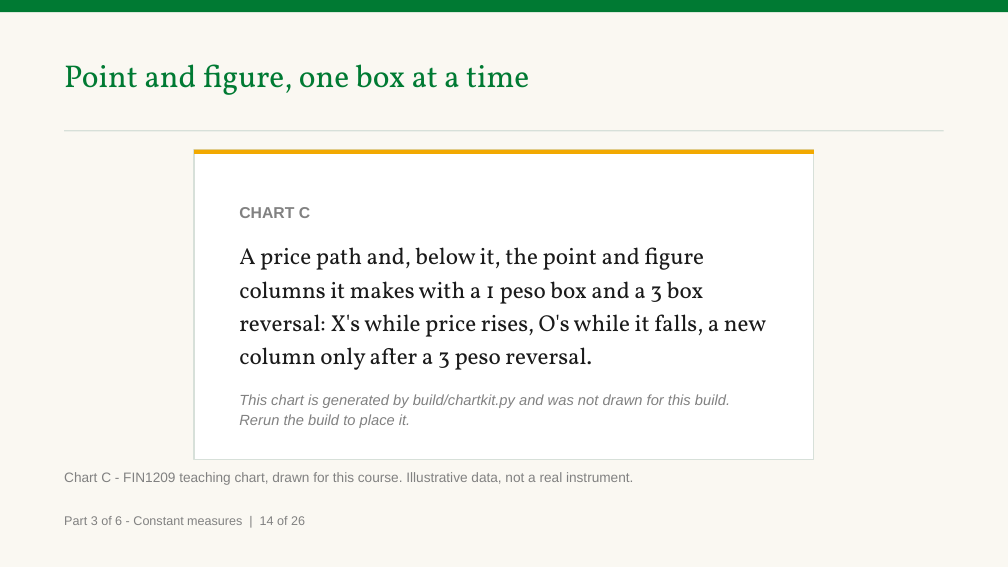
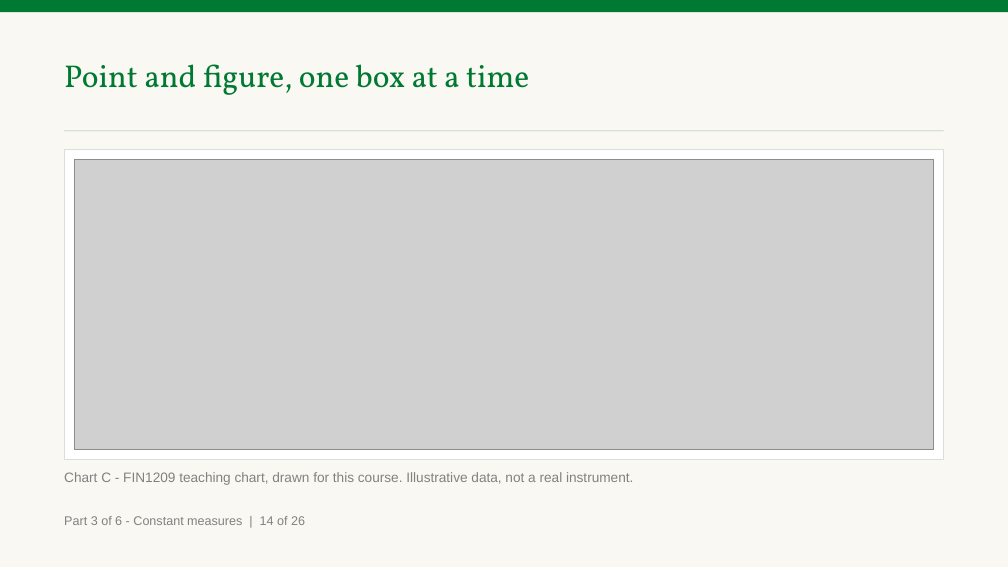
Before and after one commit to benjiesotelo-sudo/Telos_FIN1209, a slide deck: slide 55 of chapter-03/FIN1209-Chapter-03-Student-Edition.pptx. Drawn at 1008x567 pixels with LibreOffice and Linux fonts; fonts in the diff are those of the drawing; grey boxes stand for pictures. Boxes give left, top, right and bottom in pixels: in the first picture for what was removed or moved away, otherwise in the second. Text is boxed around its words. In the diff, an @@ line names an element or a change of style, - is before the commit and + after.

```diff
--- a/chapter-03/FIN1209-Chapter-03-Student-Edition.pptx
+++ b/chapter-03/FIN1209-Chapter-03-Student-Edition.pptx
@@ rectangle: place and size @@
-rectangle at (194, 150, 814, 460)
+rectangle at (64, 150, 944, 460)
@@ picture added at (74, 160, 934, 450) @@
@@ rectangle removed at (194, 150, 814, 154) @@
@@ text removed at (239, 207, 766, 428) @@
-CHART C
-A price path and, below it, the point and figure columns it makes with a 1 peso box and a 3 box reversal: X's while price rises, O's while it falls, a new column only after a 3 peso reversal.
-This chart is generated by build/chartkit.py and was not drawn for this build. Rerun the build to place it.
```
Also in this commit, not shown: 5 other slides changed, 3 other files.
